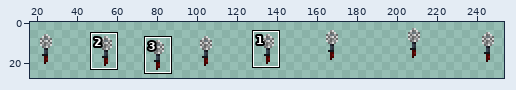
Sprite sheet, stored at Resources/diaboscepter/handob_diaboscepter.png. The picture above shows the old version from afar; the outline marks the close-up.
Close-up. First the earlier version:
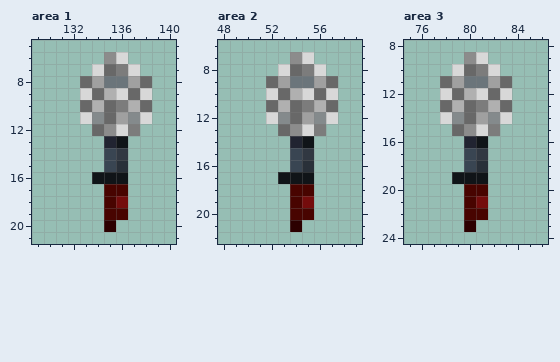
The file is 256x40 pixels. Shown: area 1: x 129..140, y 5..21; area 2: x 48..59, y 6..22; area 3: x 75..86, y 8..24. The wide view leaves out empty margins. The commit also changed other parts of the picture, which this record leaves out.
New version:
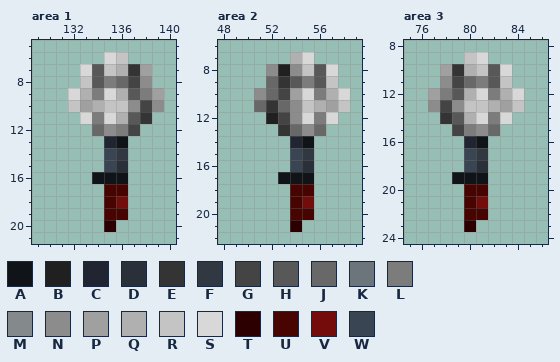
Palette (. is transparent): A #101418  B #202020  C #212431  D #293039  E #343434  F #313842  G #444444  H #585858  J #686868  K #6b757b  L #7c7c7c  M #848a8c  N #8c8c8c  P #a0a0a0  Q #b0b0b0  R #c4c4c4  S #d8d8d8  T #2c0000  U #480400  V #740c0c  W #394552
The exact change:
--- area 1
@@ x 129..140 @@
  5 ............
- 6 ......NS....
- 7 .....SJLS...
- 8 ....JPKKPJ..
- 9 ....SJQSJS..
-10 ....JQJLQJ..
-11 ....SMJPMS..
-12 .....JNSL...
+ 6 ......SR....
+ 7 ....SHRQEP..
+ 8 ....RHLJGN..
+ 9 ...SQLSQHLP.
+10 ...RPQRRNGN.
+11 ....SLSQHE..
+12 .....JNLG...
 13 ......CA....
--- area 2
@@ x 48..59 @@
  6 ............
- 7 ......NS....
- 8 .....SJLS...
- 9 ....JPKKPJ..
-10 ....SJQSJS..
-11 ....JQJLQJ..
-12 ....SMJPMS..
-13 .....JNSL...
+ 7 ......QS....
+ 8 ....NBNRHS..
+ 9 ....JEHLHR..
+10 ...NJGPSLQS.
+11 ...JEJNRQPR.
+12 ....BGNSLS..
+13 .....EJNJ...
 14 ......CA....
--- area 3
@@ x 75..86 @@
  8 ............
- 9 .....NS.....
-10 ....SJLS....
-11 ...JPKKPJ...
-12 ...SJQSJS...
-13 ...JQJLQJ...
-14 ...SMJPMS...
-15 ....JNSL....
+ 9 .....RS.....
+10 ...PEQRHS...
+11 ...NGJLHR...
+12 ..PLHQSLQS..
+13 ..NGNRRQPR..
+14 ...EHQSLS...
+15 ....GLNJ....
 16 .....CA.....
Boxes around the changes in both close-ups, in picture pixels (x1, y1, x2, y2):
changed: (68, 52, 164, 136)
changed: (254, 52, 350, 136)
changed: (428, 52, 524, 136)
